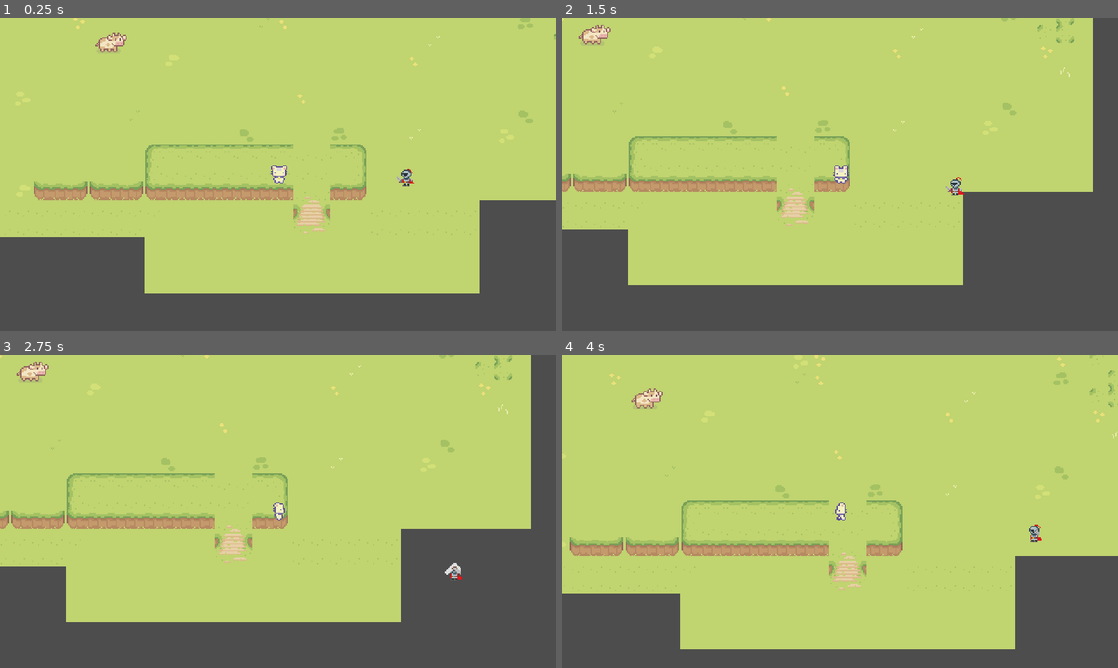
Above: before the commit, frames 1-4 (two rows, left to right).
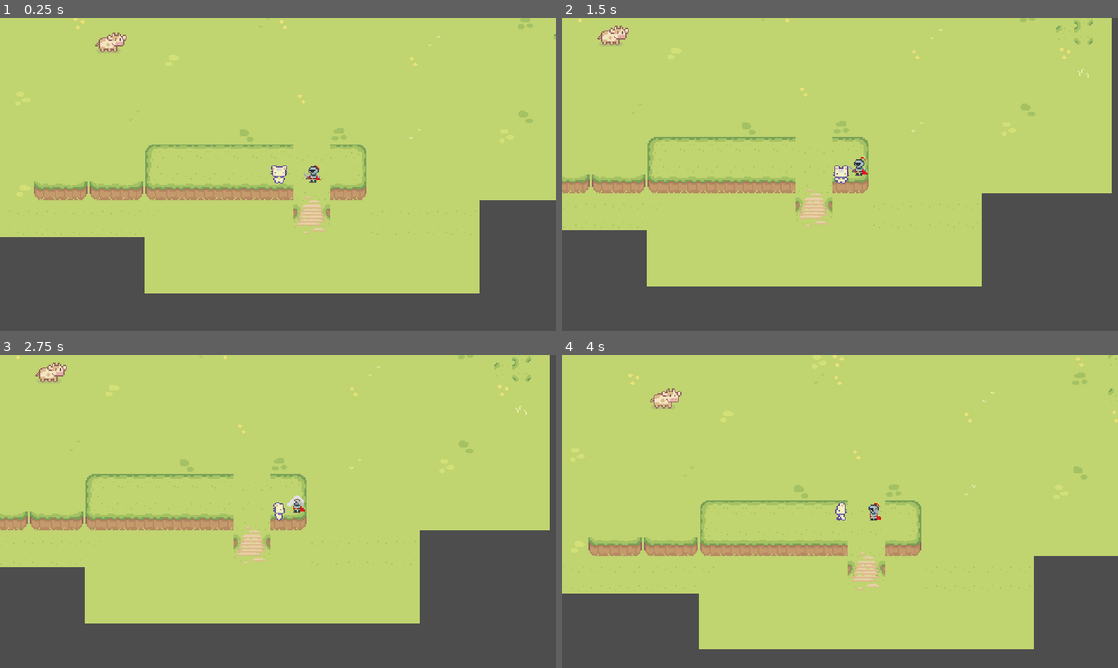
Above: after the commit, the same moments.

Repository: rockgem/GamesFleadh24
Game: Godot game, scene res://Level/game_level.tscn
Same seed, same stepped clock (60 frames per second), same inputs: the game is played once before the commit and once after it.
Inputs (mouse positions are in pixels of both pictures, inside the frame that each line leads up to):
- Up to frame 1 (0.25 s): no input
- Up to frame 2 (1.5 s): tap Enter at 0.5 s; move the mouse to (962, 158) at 0.52 s; press the mouse at (962, 158) at 0.53 s; hold D (right) 0.53-1.28 s; move the mouse to (728, 190) at 1.27 s; release the mouse at (728, 190) at 1.28 s; hold S (down) from 1.28 s (still down); tap Space (space) at 1.35 s
- Up to frame 3 (2.75 s): move the mouse to (333, 442) at 2.02 s; release S (down) at 2.03 s; press the mouse at (333, 442) at 2.03 s; hold D (right) from 2.03 s (still down)
- Up to frame 4 (4 s): move the mouse to (812, 574) at 2.77 s; release D (right) at 2.78 s; release the mouse at (812, 574) at 2.78 s; hold W (up) 2.78-3.53 s; tap Space (space) at 2.85 s; click (812, 574) at 2.92 s; move the mouse to (1006, 558) at 3.52 s; press the mouse at (1006, 558) at 3.53 s; hold A (left) from 3.53 s (still down)

The runs differ from the first frame. In frame 1, 0.2% of the frame differs, in the area x 54-75%, y 47-54%; in frame 2, 8.0%; in frame 3, 8.0%, in the area x 0-99%, y 0-86%; in frame 4, 5.3%.

Commit message:
Updated the game level, the night should now be appearing

Diff:
--- a/Level/game_level.tscn
+++ b/Level/game_level.tscn
@@ -901,4 +901,4 @@
 position = Vector2(87, 16)
 
 [node name="Knight" parent="." instance=ExtResource("9_dqsew")]
-position = Vector2(341, 136)
+position = Vector2(261, 133)
